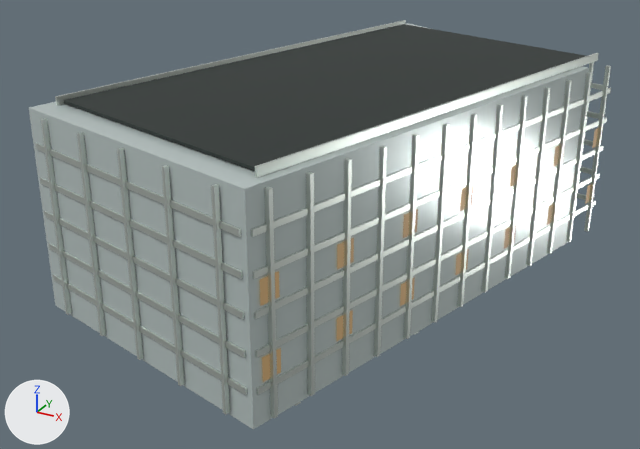
An edit to the Blender file landmarks/assets/xiaomi-shenzhen.blend, drawn before and after from the same camera.
Rendered twice from a camera (50 mm lens) standing at (64.2, -123.8, 77.2) and looking at (-2.8, -1.9, 16.3). Lighting does not change. The marker at lower left points along +X, +Y and +Z. The older version comes first.

Before the edit, the objects in view are built like this:
```python
ob_envelope = bpy.data.objects.new('envelope', me_envelope)
ob_envelope.location = (0.0, 0.0, 0.0)
ob_fins = bpy.data.objects.new('fins', me_fins)
ob_fins.location = (0.0, 0.0, 0.0)
ob_floor_bands = bpy.data.objects.new('floor_bands', me_floor_bands)
ob_floor_bands.location = (0.0, 0.0, 0.0)
ob_night_windows = bpy.data.objects.new('night_windows', me_night_windows)
ob_night_windows.location = (0.0, 0.0, 0.0)
ob_parapet = bpy.data.objects.new('parapet', me_parapet)
ob_parapet.location = (0.0, 0.0, 0.0)
ob_pilotis = bpy.data.objects.new('pilotis', me_pilotis)
ob_pilotis.location = (0.0, 0.0, 0.0)
# also in view: 'roof_deck' at (0.6, 2.3, 41.2)
```
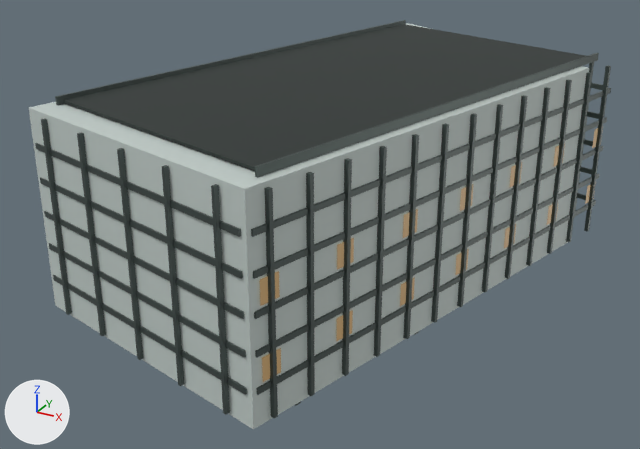
Pixel boxes (x1, y1, x2, y2) of what changed, in the pictures (640 x 449 px):
```json
{"object": "envelope", "change": "surface changed", "before": [29, 23, 589, 428], "after": [29, 23, 589, 428]}
{"object": "fins", "change": "recoloured, surface changed", "before": [41, 62, 611, 418], "after": [41, 62, 611, 418]}
{"object": "floor_bands", "change": "recoloured, surface changed", "before": [35, 83, 611, 395], "after": [35, 83, 611, 395]}
{"object": "parapet", "change": "recoloured, surface changed", "before": [55, 20, 599, 178], "after": [55, 20, 599, 178]}
{"object": "pilotis", "change": "recoloured, surface changed", "before": [295, 277, 511, 406], "after": [295, 277, 511, 406]}
```

Edits to the scene script, one JSON object a line:
```json
{"op": "set", "path": "mat_glass.metallic", "old": "0.22", "new": "0.04"}
{"op": "set", "path": "mat_glass.roughness", "old": "0.16", "new": "0.58"}
{"op": "set", "path": "mat_metal.base_color", "old": "(0.665, 0.723, 0.672)", "new": "(0.0685, 0.0908, 0.0844)", "note": "light grey #d5ddd6 -> dark grey #4a5552"}
{"op": "set", "path": "mat_metal.roughness", "old": "0.28", "new": "0.48"}
```
